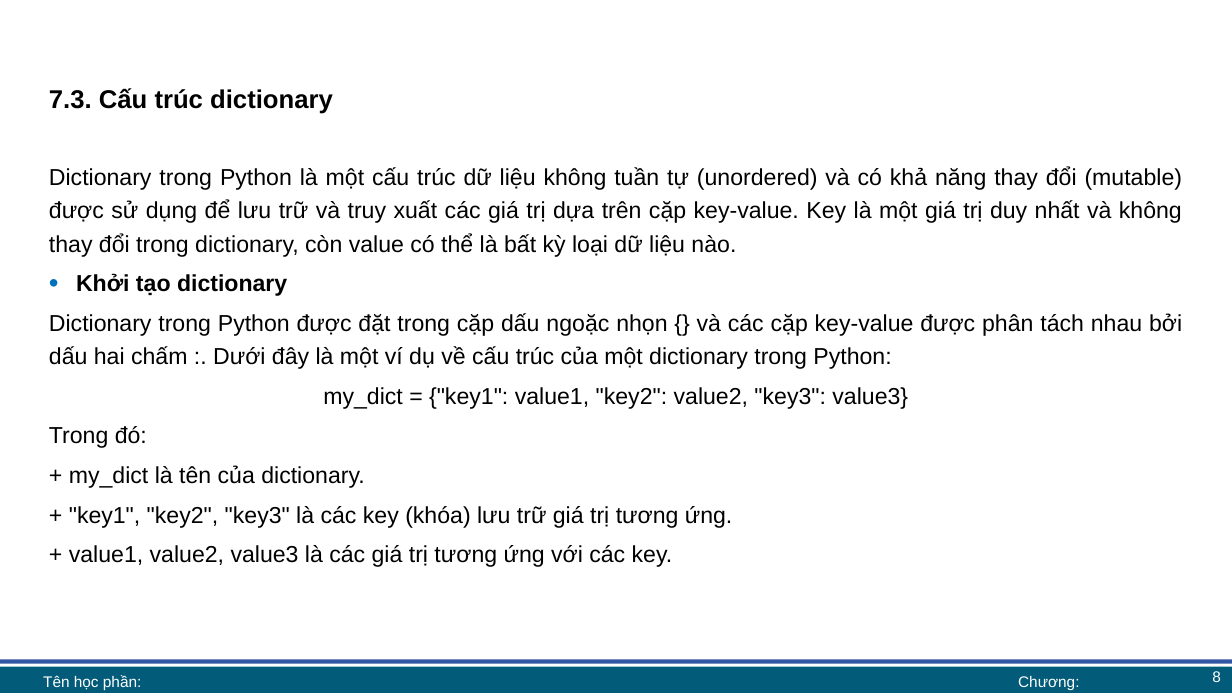
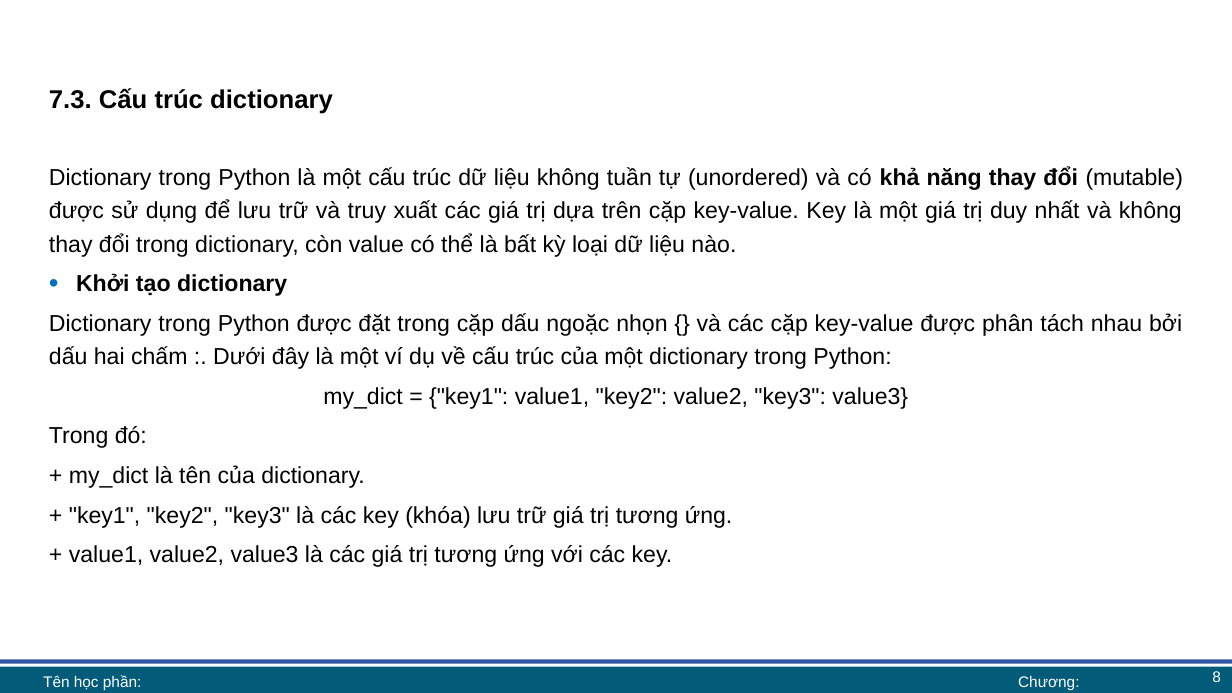
Before and after one commit to lhaaaaa/17A2-Ca-chieu, a slide deck: slide 8 of Lab 6 + 7/Lab 7 bài giảng.pptx. Drawn at 1232x693 pixels with LibreOffice and Linux fonts; fonts in the diff are those of the drawing; background and template pictures are left out. Boxes give left, top, right and bottom in pixels: in the first picture for what was removed or moved away, otherwise in the second. Text is boxed around its words. In the diff, an @@ line names an element or a change of style, - is before the commit and + after.

```diff
--- a/Lab 6 + 7/Lab 7 bài giảng.pptx
+++ b/Lab 6 + 7/Lab 7 bài giảng.pptx
@@ text at bbox=[49, 167, 1184, 257]: bold on in "khả năng thay đổi" @@
```
Also in this commit, not shown: 2 other slides changed, 3 other files.
